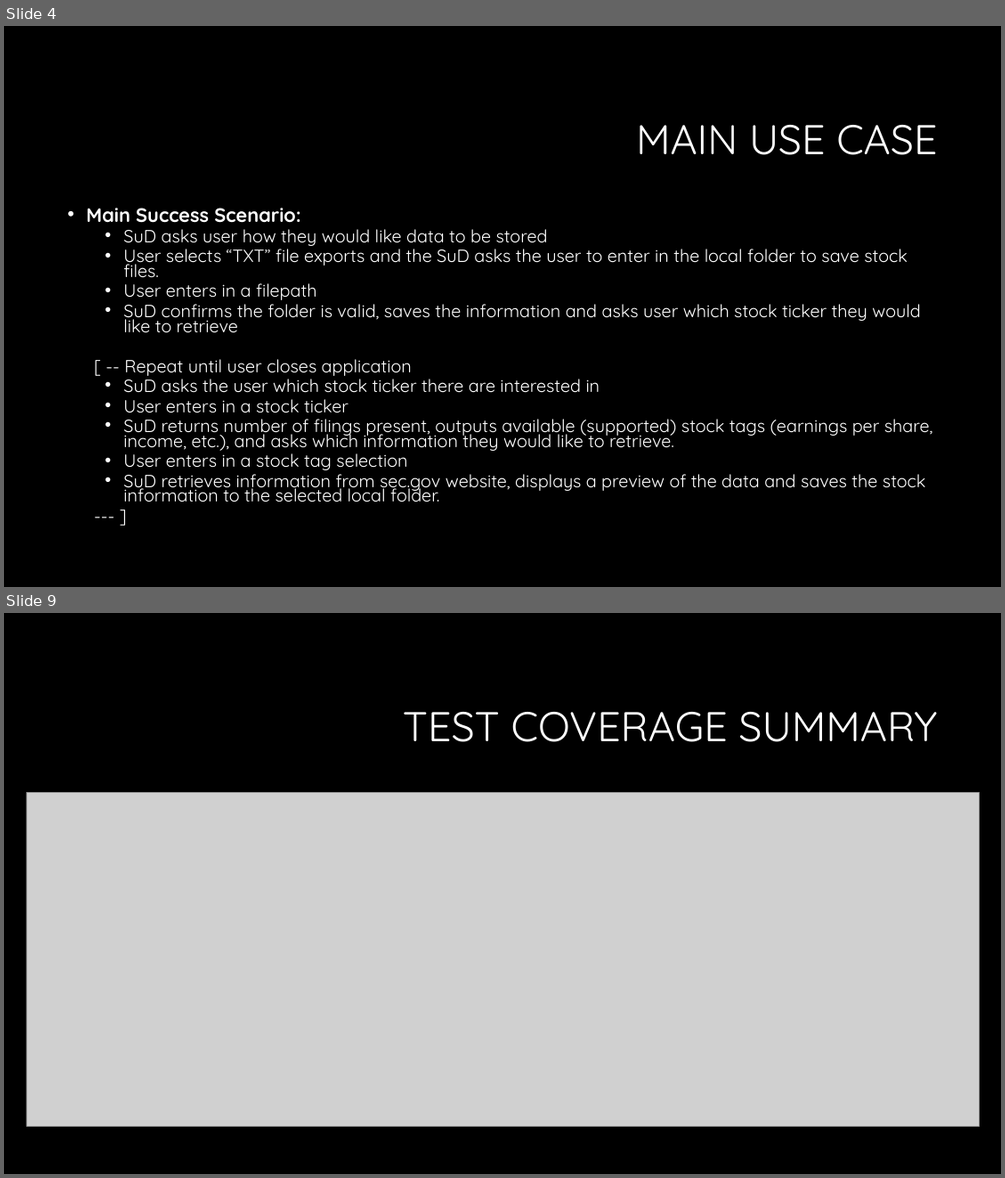
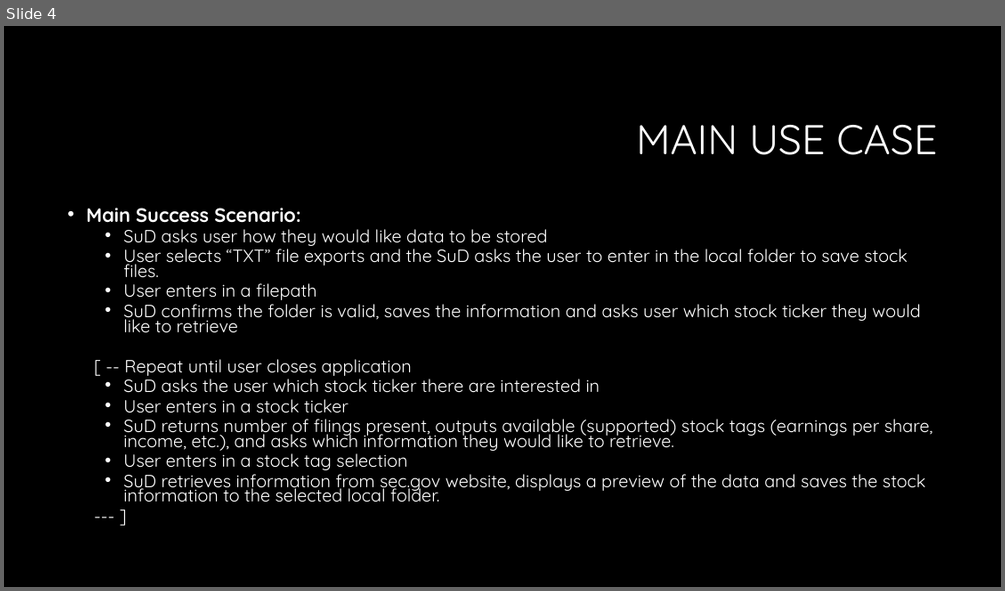
Before and after one commit to hedeen/tp_2_stockmate, a slide deck: tp_2_stockmate/documentation/TP_2_2_Presentation_StockMate.pptx. Shown one above the other, each under a label of ours: slides 4 and 9 before the commit, slide 4 after it; the slides between them are not shown. The pictures are 1005x1178 and 1005x591 pixels, drawn with LibreOffice and Linux fonts; fonts in the diff are those of the drawing; grey boxes stand for pictures; background and template pictures are left out. Boxes give left, top, right and bottom in pixels: in the first picture for what was removed or moved away, otherwise in the second. Text is boxed around its words. In the diff, an @@ line names an element or a change of style, - is before the commit and + after.

```diff
--- a/tp_2_stockmate/documentation/TP_2_2_Presentation_StockMate.pptx
+++ b/tp_2_stockmate/documentation/TP_2_2_Presentation_StockMate.pptx
@@ slide 9 removed at [4, 613, 1001, 1174], background #000000 @@
@@ title removed at [403, 712, 937, 742] @@
-TEST COVERAGE SUMMARY
@@ picture removed at [26, 793, 979, 1126] @@
```
Also in this commit, not shown: 3 slides changed, 13 slides added, 3 other slides removed, 3 other files.
